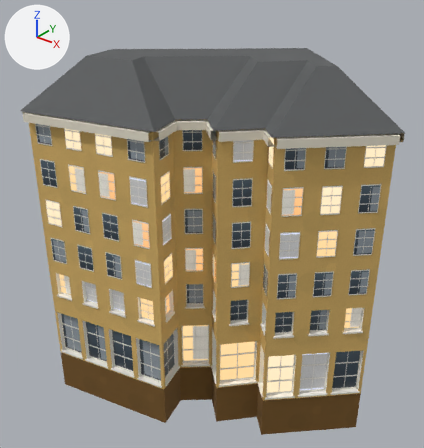
The glTF model web/public/models/landmarks/ida1.glb: old version first, new version second.
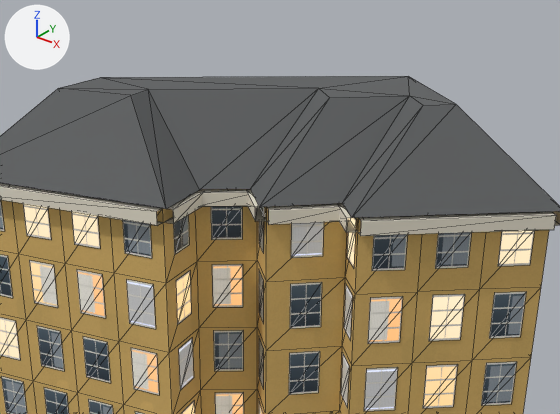
Each version is shown whole from a 50 mm lens placed at (22.3, -28.6, 27.4), pointed at (-0.2, -0.4, 9.9), then close up on the part from 12% to 95% of the width and 0% to 58% of the height. The axes (+X, +Y, +Z) are drawn at upper left. The lights are the same throughout. The last two pictures show the newer version. The close-ups show mesh edges as thin lines. Where no turn or scale is listed for an object, it has been applied to the vertices. Vertices at exactly the same position are counted once.
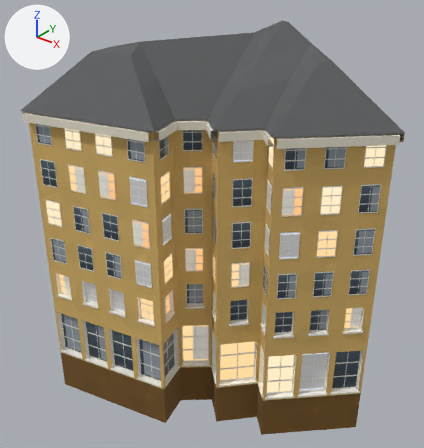
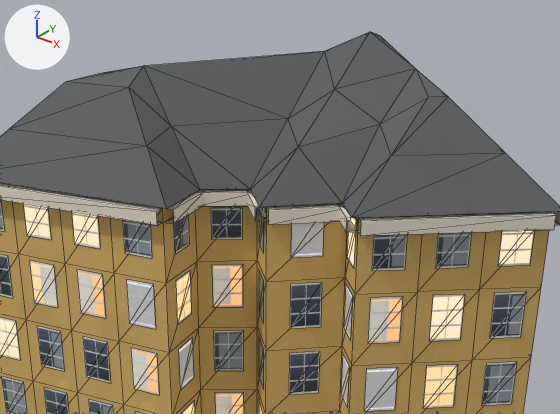
Where the newer file only moved an object's origin or applied its transform, the numbers keep the older frame.

Where the change shows, as pixel boxes (x1, y1, x2, y2) in the close-ups (560 x 414 px):
'Mesh_0', reshaped: before (0, 76, 560, 414); after (0, 32, 560, 414)
part 1 of me_mesh_0, built on: before (0, 76, 560, 218); after (0, 32, 560, 218)

Edits to the bpy script that builds the scene:
```text
Change me_mesh_0:
    used by ob_mesh_0; location = (-10.02, 9.53, -3.0)
    remove me_mesh_0.from_pydata(...)  # 1406 vertices, 1664 faces; spans x 0.0..21.5, y -18.2..0.0, z 0.0..24.1
    add me_mesh_0.from_pydata(...)  # 1420 vertices, 1692 faces; spans x 0.0..21.5, y -18.2..0.0, z 0.0..26.1
    me_mesh_0 part 1
    10 vertices are removed from x 3.4..17.1, y -14.6..-4.0, z 24.1
    28 faces are deleted
    24 vertices are added at x 1.8..19.1, y -16.3..-2.2, z 22.7..26.1
    56 new faces join them, mat_flat
```
